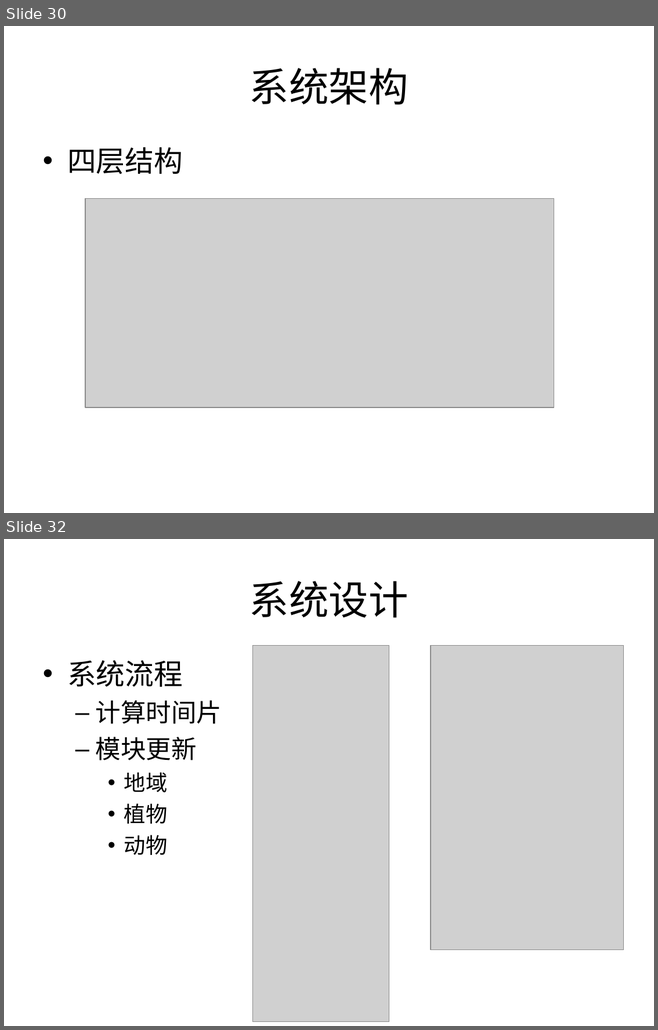
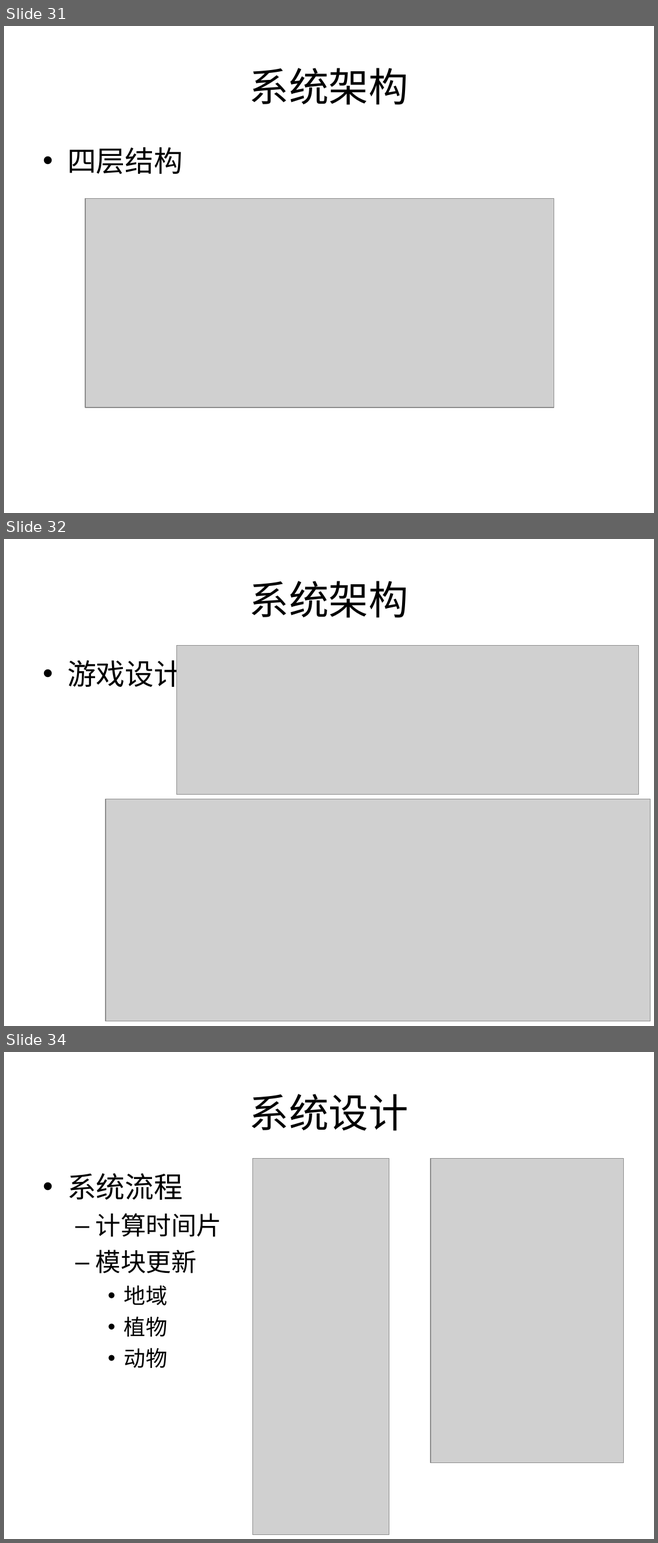
Before and after one commit to Nookleptia/qianmen3d, a slide deck: 毕设文件/毕设提纲.ppt. Shown one above the other, each under a label of ours: slides 30 and 32 before the commit, slides 31, 32 and 34 after it; the slides between them are not shown. The pictures are 658x1030 and 658x1543 pixels, drawn with LibreOffice and Linux fonts; fonts in the diff are those of the drawing; grey boxes stand for pictures. Boxes give left, top, right and bottom in pixels: in the first picture for what was removed or moved away, otherwise in the second. Text is boxed around its words. In the diff, an @@ line names an element or a change of style, - is before the commit and + after.

```diff
--- a/毕设文件/毕设提纲.ppt
+++ b/毕设文件/毕设提纲.ppt
@@ slide 32 added at (x1=4, y1=539, x2=654, y2=1026), background #FFFFFF @@
@@ title added at (x1=249, y1=581, x2=408, y2=618), 44 pt, text #000000 @@
+系统架构
@@ text added at (x1=67, y1=656, x2=183, y2=692), 32 pt, text #000000 @@
+• 游戏设计
@@ picture added at (x1=177, y1=646, x2=639, y2=794) @@
@@ picture added at (x1=106, y1=799, x2=650, y2=1021) @@
@@ what was slide 30 is now slide 31 @@
@@ what was slide 32 is now slide 34 @@
```
Also in this commit, not shown: 9 slides changed, 1 other slide added, 3 other files.
